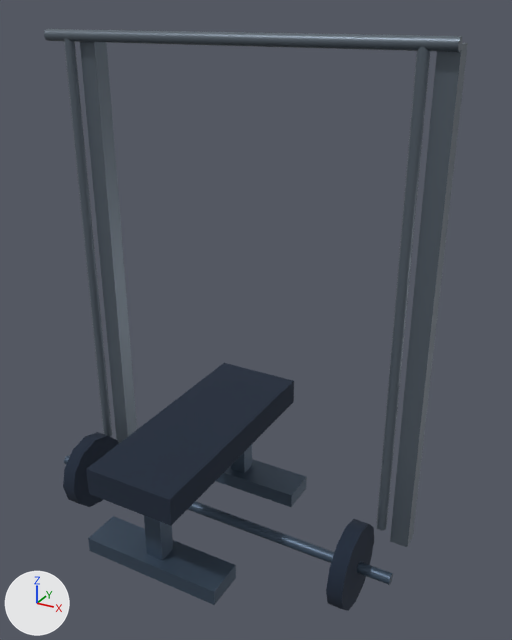
Before and after pictures for a commit that changed the glTF model motion/models/smith_bench.glb.
Both versions are drawn from a 50 mm lens placed at (1.51, -2.3, 2.21), pointed at (0.2, 0.09, 1.01). Every picture has the same lights, and +X, +Y and +Z are marked at lower left. The picture after the commit comes second. Where no turn or scale is listed for an object, it has been applied to the vertices. Vertices at exactly the same position are counted once.

In view in the first picture: 'barbell', 'barbell_plate', 'barbell_plate.001', 'benchFoot', 'benchFoot.001', 'benchLeg', 'benchLeg.001', 'seat', 'smithCross', 'smithGuide', 'smithGuide.001', 'smithUpright', 'smithUpright.001'.
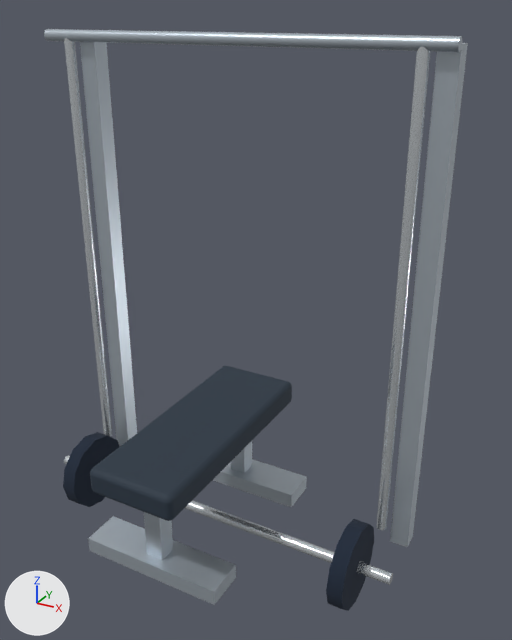
Diff of the bpy script that builds the scene:
```diff
--- a/motion/models/smith_bench.glb.py
+++ b/motion/models/smith_bench.glb.py
@@ mat_material_1 @@
 mat_material_1 = principled_material('Material_1')
-mat_material_1.base_color = (0.0578, 0.0908, 0.138)  # dark blue #445568
+mat_material_1.base_color = (0.491, 0.552, 0.61)  # pale blue #bac4cd
 mat_material_1.metallic = 0.5
@@ mat_material_2 @@
 mat_material_2 = principled_material('Material_2')
-mat_material_2.base_color = (0.117, 0.147, 0.181)  # greyish blue #606b76
-mat_material_2.metallic = 0.48
-mat_material_2.roughness = 0.44
+mat_material_2.base_color = (0.745, 0.791, 0.823)  # white #e0e6ea
+mat_material_2.metallic = 0.8
+mat_material_2.roughness = 0.23
@@ me_mesh_0 @@
 # used by ob_seat; location = (0.0, -0.05, 0.48)
-me_mesh_0.from_pydata(...)  # 8 vertices, 12 faces; spans x -0.2..0.2, y -0.525..0.525, z -0.06..0.06
+me_mesh_0.from_pydata(...)  # 296 vertices, 588 faces; spans x -0.2..0.2, y -0.525..0.525, z -0.06..0.06
+# me_mesh_0 part 1: 8 vertices removed from x -0.2..0.2, y -0.525..0.525, z -0.06..0.06; 296 vertices added at x -0.2..0.2, y -0.525..0.525, z -0.06..0.06
 me_mesh_0.materials.append(mat_material_0)
@@ me_mesh_5 @@
 me_mesh_5.from_pydata(...)  # 28 vertices, 48 faces; spans x -0.9..0.9, y -0.03..0.03, z -0.03..0.03
-me_mesh_5.materials.append(mat_material_1)  # dark blue #445568
+me_mesh_5.materials.append(mat_material_2)  # white #e0e6ea
@@ me_mesh_9 @@
 me_mesh_9.from_pydata(...)  # 8 vertices, 12 faces; spans x -0.04..0.04, y -0.04..0.04, z -1.05..1.05
-me_mesh_9.materials.append(mat_material_2)  # greyish blue #606b76
+me_mesh_9.materials.append(mat_material_1)  # pale blue #bac4cd
@@ me_mesh_11 @@
 me_mesh_11.from_pydata(...)  # 8 vertices, 12 faces; spans x -0.04..0.04, y -0.04..0.04, z -1.05..1.05
-me_mesh_11.materials.append(mat_material_2)  # greyish blue #606b76
+me_mesh_11.materials.append(mat_material_1)  # pale blue #bac4cd
@@ me_mesh_12 @@
 me_mesh_12.from_pydata(...)  # 44 vertices, 80 faces; spans x -0.9..0.9, y -0.02..0.02, z -0.02..0.02
-me_mesh_12.materials.append(mat_material_2)  # greyish blue #606b76
+me_mesh_12.materials.append(mat_material_1)  # pale blue #bac4cd
```

What differs and where, as boxes (x1, y1, x2, y2) in the pictures (512 x 640 px):
'seat', reshaped
    before: (86, 363, 294, 526)
    after: (90, 366, 292, 521)
'smithUpright.001', recoloured, surface changed (greyish blue to pale blue)
    both: (390, 43, 468, 547)
'smithUpright', recoloured, surface changed (lighter)
    both: (80, 42, 137, 443)
'smithCross', recoloured, surface changed (lighter)
    both: (44, 29, 462, 52)
'smithGuide.001', recoloured, surface changed (greyish blue to white)
    both: (376, 47, 430, 530)
'benchFoot.001', recoloured (dark blue to pale blue)
    both: (88, 516, 236, 605)
'smithGuide', recoloured, surface changed (greyish blue to white)
    both: (64, 38, 112, 436)
'benchFoot', recoloured (dark blue to pale blue)
    both: (216, 459, 307, 507)
'barbell', recoloured, surface changed
    both: (64, 455, 393, 585)
'benchLeg.001', recoloured (dark blue to pale blue)
    both: (144, 515, 173, 560)
'benchLeg', recoloured (dark blue to pale blue)
    both: (231, 445, 252, 473)
